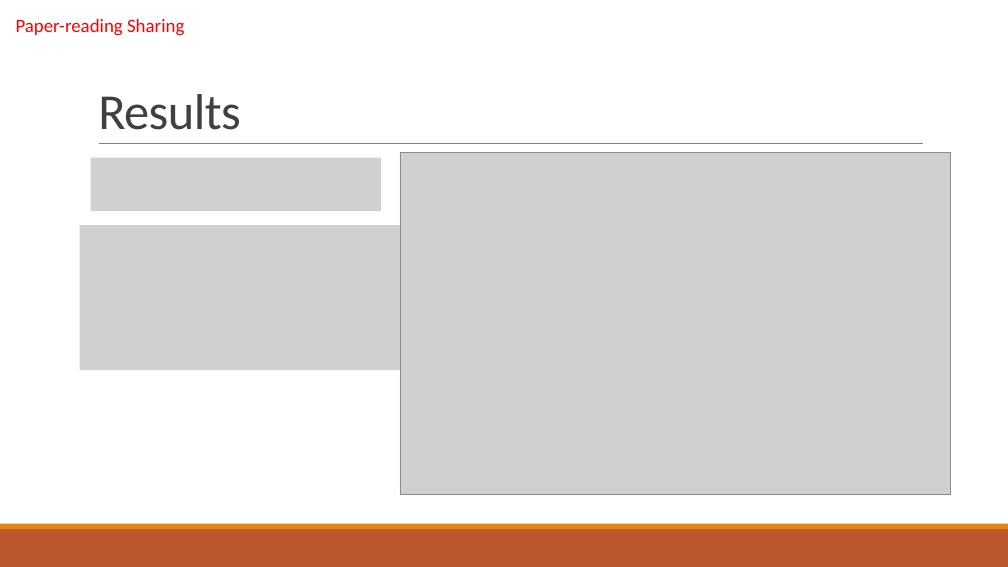
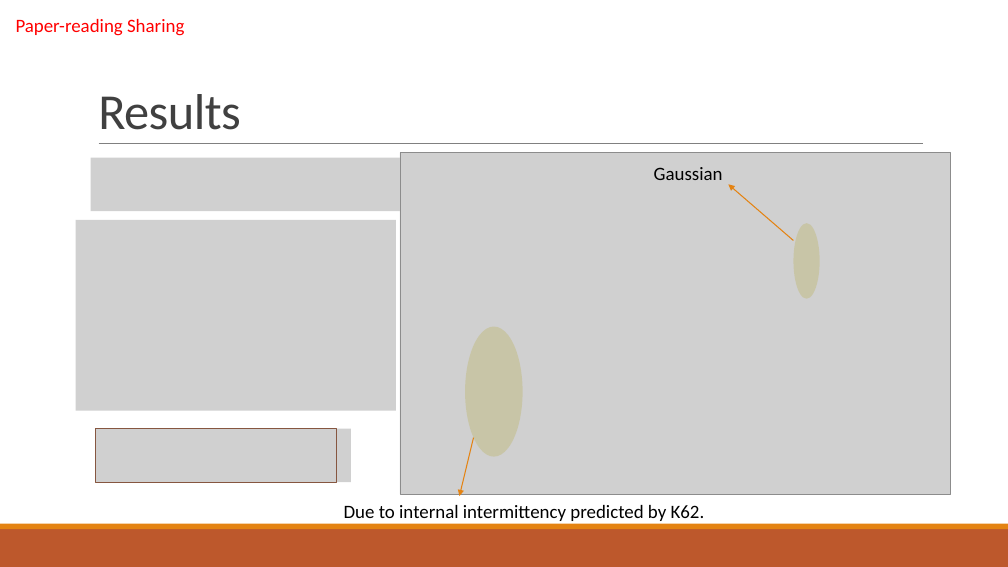
Before and after one commit to cangyu/LambdaFlow, a slide deck: slide 6 of VM524/PROJ/report.pptx. Drawn at 1008x567 pixels with LibreOffice and Linux fonts; fonts in the diff are those of the drawing; grey boxes stand for pictures. Boxes give left, top, right and bottom in pixels: in the first picture for what was removed or moved away, otherwise in the second. Text is boxed around its words. In the diff, an @@ line names an element or a change of style, - is before the commit and + after.

Commit message:
done

```diff
--- a/VM524/PROJ/report.pptx
+++ b/VM524/PROJ/report.pptx
@@ picture: place and size @@
-picture at (91, 158, 381, 212)
+picture at (91, 158, 400, 212)
@@ text added at (654, 167, 723, 180), 18 pt, text #000000 @@
+Gaussian
@@ arrow added from (794, 240) to (728, 185), #E48312 1 pt @@
@@ picture: place and size @@
-picture at (79, 225, 400, 371)
+picture at (76, 220, 396, 411)
@@ ellipse added at (794, 223, 820, 299), fill #C2BC80 at 50% opacity @@
@@ ellipse added at (465, 327, 523, 457), fill #C2BC80 at 50% opacity @@
@@ picture added at (96, 429, 351, 482) @@
@@ rectangle added at (96, 429, 337, 482), outline #865640 0.75 pt @@
@@ arrow added from (473, 438) to (460, 496), #E48312 1 pt @@
@@ text added at (344, 505, 705, 524), 18 pt, text #000000 @@
+Due to internal intermittency predicted by K62.
```
Also in this commit, not shown: 1 other slide changed.
